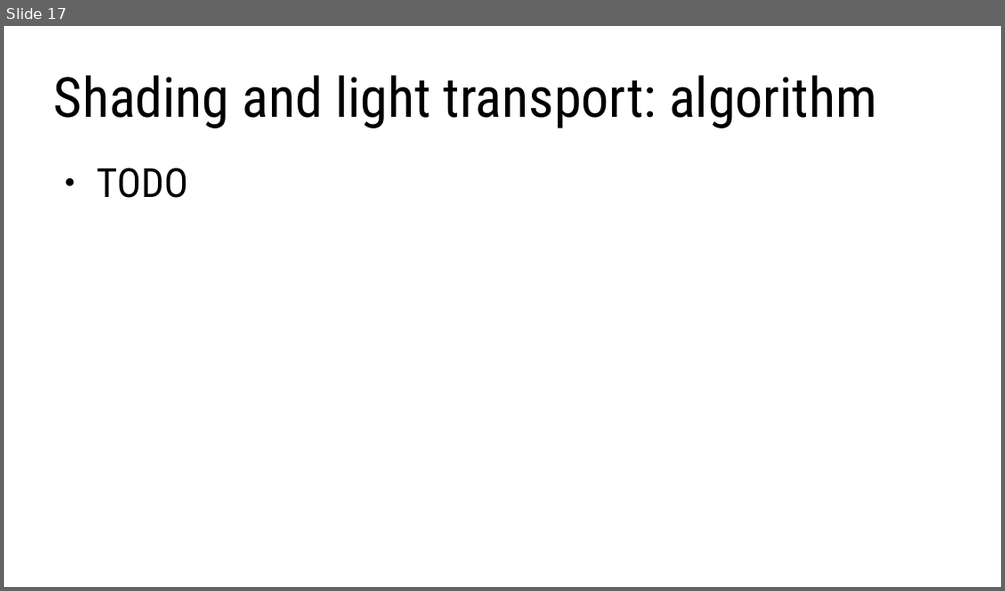
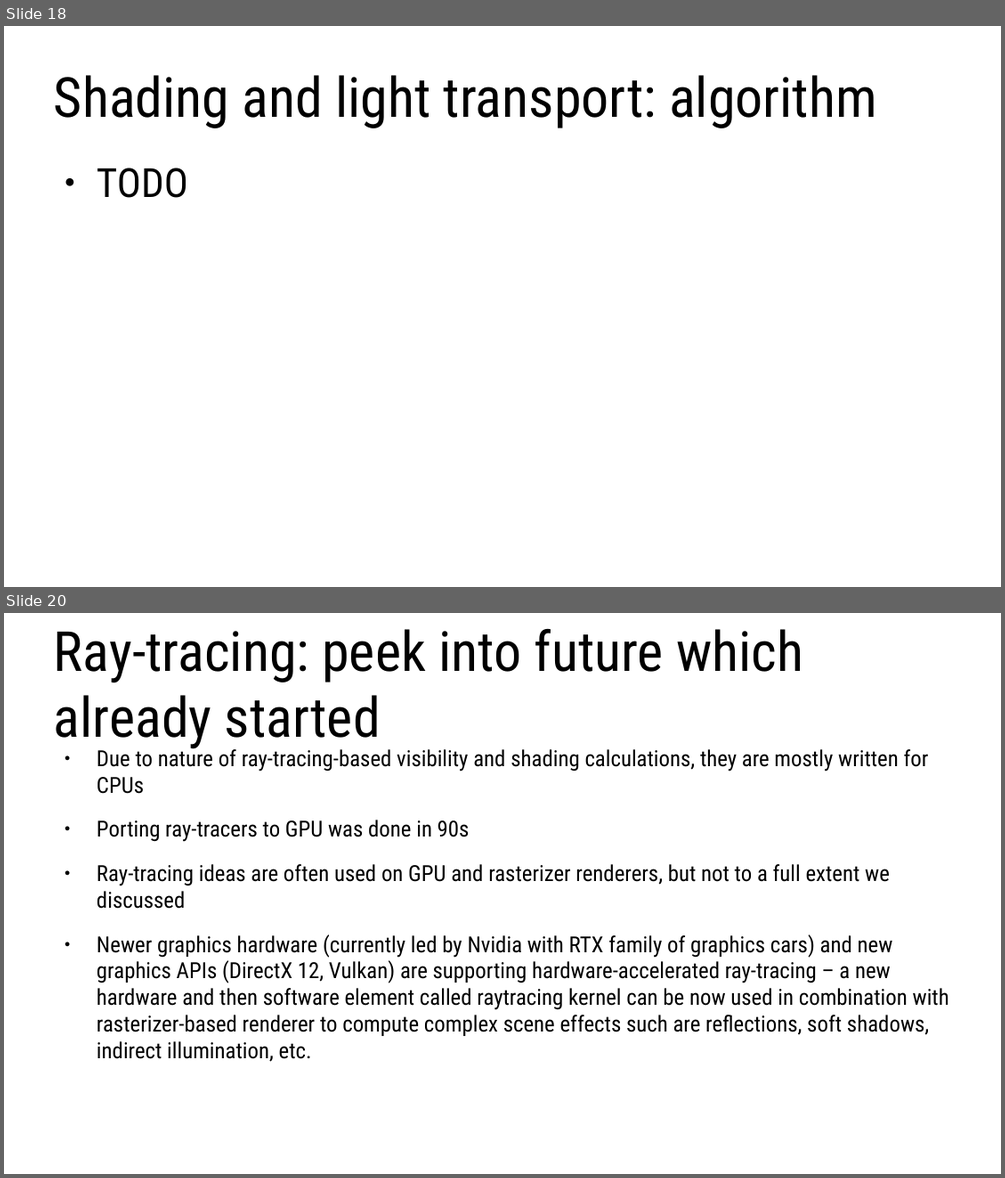
Before and after one commit to lorentzo/IntroductionToComputerGraphics, a slide deck: lectures/foundations_rendering/foundations_raytracing.odp. Shown one above the other, each under a label of ours: slide 17 before the commit, slides 18 and 20 after it; the slides between them are not shown. The pictures are 1005x591 and 1005x1178 pixels, drawn with LibreOffice and Linux fonts; fonts in the diff are those of the drawing. Boxes give left, top, right and bottom in pixels: in the first picture for what was removed or moved away, otherwise in the second. Text is boxed around its words. In the diff, an @@ line names an element or a change of style, - is before the commit and + after.

```diff
--- a/lectures/foundations_rendering/foundations_raytracing.odp
+++ b/lectures/foundations_rendering/foundations_raytracing.odp
@@ slide 20 added at (4,613,1001,1174), background #FFFFFF @@
@@ title added at (54,629,803,751), 44 pt, text #000000 @@
+Ray-tracing: peek into future which already started
@@ text added at (97,746,949,1062), 17.6 pt, text #000000 @@
+● Due to nature of ray-tracing-based visibility and shading calculations, they are mostly written for CPUs
+● Porting ray-tracers to GPU was done in 90s
+● Ray-tracing ideas are often used on GPU and rasterizer renderers, but not to a full extent we discussed
+● Newer graphics hardware (currently led by Nvidia with RTX family of graphics cars) and new graphics APIs (DirectX 12, Vulkan) are supporting hardware-accelerated ray-tracing – a new hardware and then software element called raytracing kernel can be now used in combination with rasterizer-based renderer to compute complex scene effects such are reflections, soft shadows, indirect illumination, etc.
@@ what was slide 17 is now slide 18 @@
```
Also in this commit, not shown: 3 slides changed, 1 other slide added, 1 other file.
